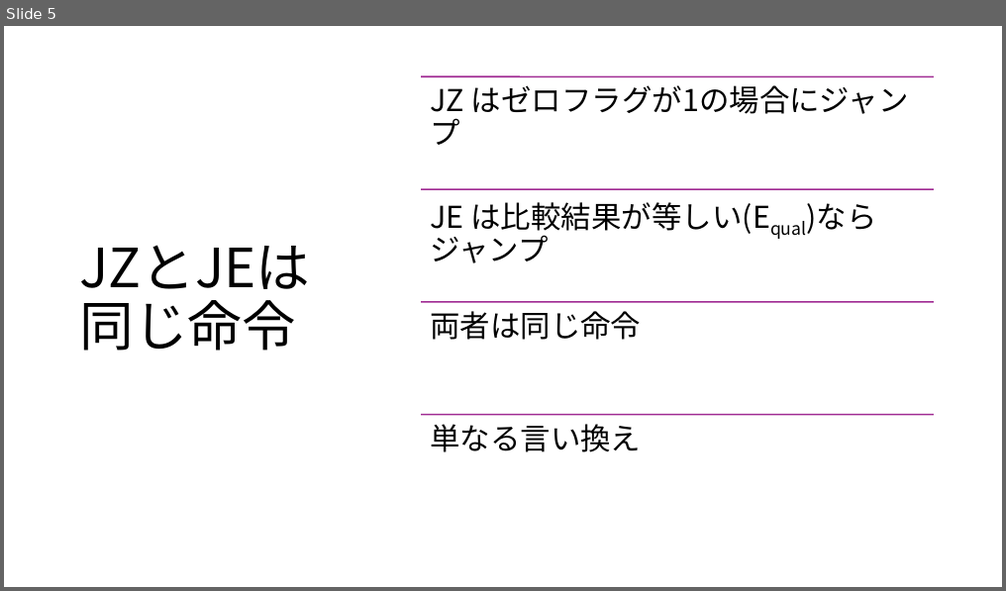
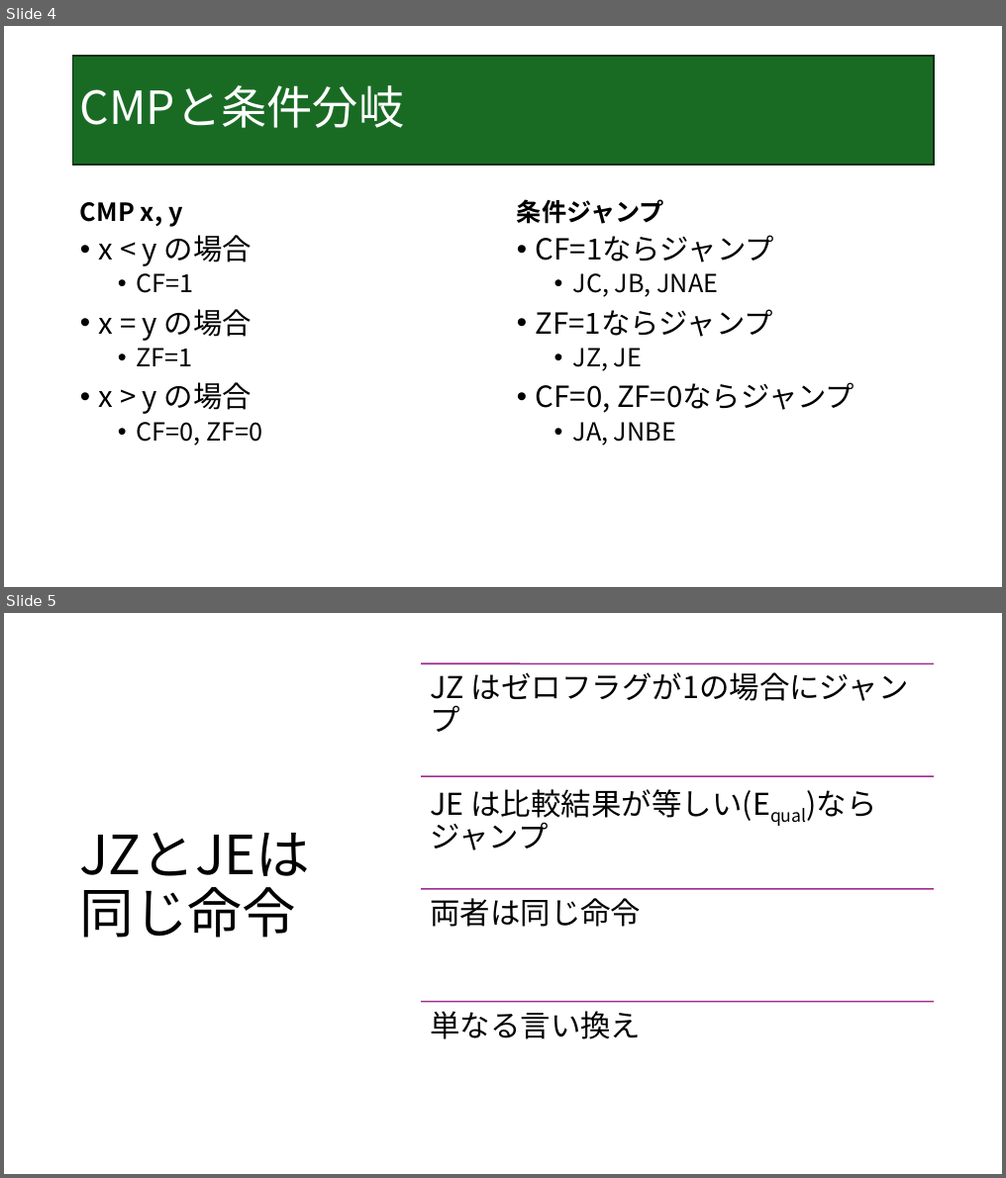
Before and after one commit to youtube-programmercpp/Y250713AsmJcc, a slide deck: 条件分岐入門.pptx. Shown one above the other, each under a label of ours: slide 5 before the commit, slides 4 and 5 after it. The pictures are 1006x591 and 1006x1178 pixels, drawn with LibreOffice and Linux fonts; fonts in the diff are those of the drawing. Boxes give left, top, right and bottom in pixels: in the first picture for what was removed or moved away, otherwise in the second. Text is boxed around its words. In the diff, an @@ line names an element or a change of style, - is before the commit and + after.

```diff
--- a/条件分岐入門.pptx
+++ b/条件分岐入門.pptx
@@ slide 4 added at (4, 26, 1002, 587), background #FFFFFF @@
@@ title added at (73, 56, 934, 165), fill #196B24, outline #0B2F10 1.5 pt, 44 pt, text #FFFFFF @@
+CMPと条件分岐
@@ text added at (80, 202, 182, 227), 24 pt, text #000000, bold @@
+CMP x, y
@@ text added at (517, 199, 664, 224), 24 pt, text #000000, bold @@
+条件ジャンプ
@@ text added at (99, 235, 262, 446), 28 pt, text #000000 @@
+• x < y の場合
+  • CF=1
+• x = y の場合
+  • ZF=1
+• x > y の場合
+  • CF=0, ZF=0
@@ text added at (536, 235, 854, 446), 28 pt, text #000000 @@
+• CF=1ならジャンプ
+  • JC, JB, JNAE
+• ZF=1ならジャンプ
+  • JZ, JE
+• CF=0, ZF=0ならジャンプ
+  • JA, JNBE
```
Also in this commit, not shown: 1 slide changed, 2 other slides added, 1 slide removed.
